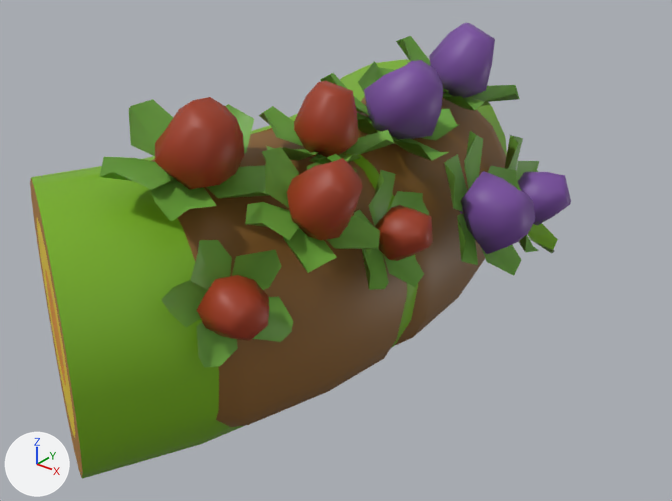
A saved change to the FBX model Assets/Meshes/Station_Segment_04.fbx.
The view is the same before and after, from a camera (50 mm lens) standing at (16.49, -10.01, 6.3) and looking at (8.76, -0.35, 0.31). Arrows for +X, +Y and +Z are at lower left; the lights stay in place. Where no turn or scale is listed for an object, it has been applied to the vertices.

Names of what the first picture shows: 'Station_Segment_04_Full'.
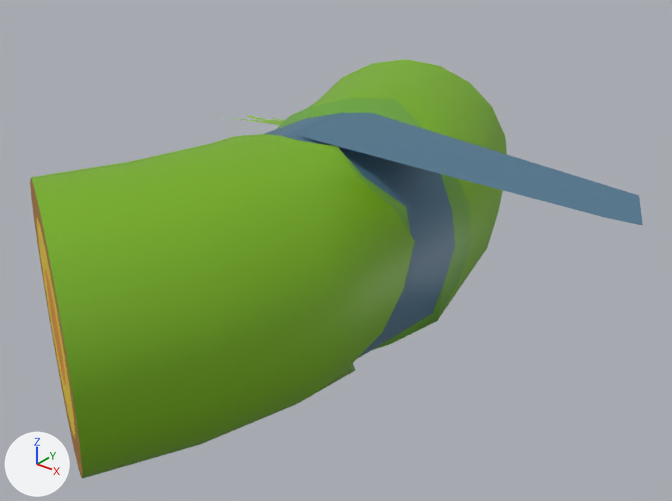
The newer file is also turned or shifted as a whole; pictures and numbers use the older file's frame.

Where the change shows, as pixel boxes [x1, y1, x2, y2] in the pictures (672 x 501 px; the box of a moved part takes in the faces that stretch with it):
'Station_Segment_04_Full', reshaped (13% wider, 8% shorter)
    before: [30, 23, 571, 479]
    after: [30, 59, 643, 479]
part 1 of me_mesh, added
    after: [221, 115, 285, 125]
part 2 of me_mesh, deleted
    before: [100, 23, 571, 368]
part 3 of me_mesh, moved or reshaped
    before: [31, 59, 507, 472]
    after: [31, 59, 643, 472]
part 4 of me_mesh, surface changed
    before: [177, 126, 506, 374]
    after: [164, 118, 498, 373]
part 5 of me_mesh, recoloured
    before: [471, 246, 485, 279]
    after: [409, 246, 455, 308]

Edits to the bpy script that builds the scene:
```text
Add mat_water:
    mat_water = principled_material('Water')
    mat_water.base_color = (0.0747, 0.179, 0.272)  # blue #4d758e
Change me_mesh:
    used by ob_station_segment_04_full; location = (0.0, 0.0, 0.0)
    remove me_mesh.from_pydata(...)  # 1009 vertices, 758 faces; spans x 5.2..11.14, y -5.0..5.0, z -2.0..3.14
    add me_mesh.from_pydata(...)  # 313 vertices, 274 faces; spans x 4.92..13.07, y -5.0..5.0, z -2.0..2.06
    me_mesh part 1: a new loose piece of 21 vertices spanning x 4.92..6.36, y 0.93..1.94, z 1.08..1.32, in mat_tex (picture img_t_cols_png)
    me_mesh part 2: 18 loose pieces with 720 vertices, spanning x 7.39..11.14, y -3.99..4.15, z -0.64..3.14, are deleted
    me_mesh part 3
    63 vertices are removed from x 6.01..10.11, y -3.35..3.29, z -1.9..2.11
    102 faces are deleted
    3 vertices in x 6.0..8.0, y 0.0, z -2.0..0.62 move by (-0.1, 0.51, 0.0)
    58 vertices move from x 5.91..10.13, y -3.24..3.95, z -1.9..2.11 to x 5.9..9.92, y -1.74..2.99, z -1.9..2.06
    48 vertices are added at x 6.0..13.07, y -2.74..2.7, z -1.9..2.01
    72 new faces join them, mat_tex (picture img_t_cols_png)
    26 new faces join them, mat_water (blue #4d758e)
    me_mesh part 4: 23 kept faces spanning x 8.1..9.92, y -3.42..2.99, z -0.62..1.91 get new texture (UV) coordinates
    me_mesh part 5: 1 face spanning x 9.72..9.83, y 0.09..1.41, z -0.57..0.01 switches from mat_tex (picture img_t_cols_png) to mat_water (blue #4d758e)
    add me_mesh.materials.append(mat_water)  # blue #4d758e
```
